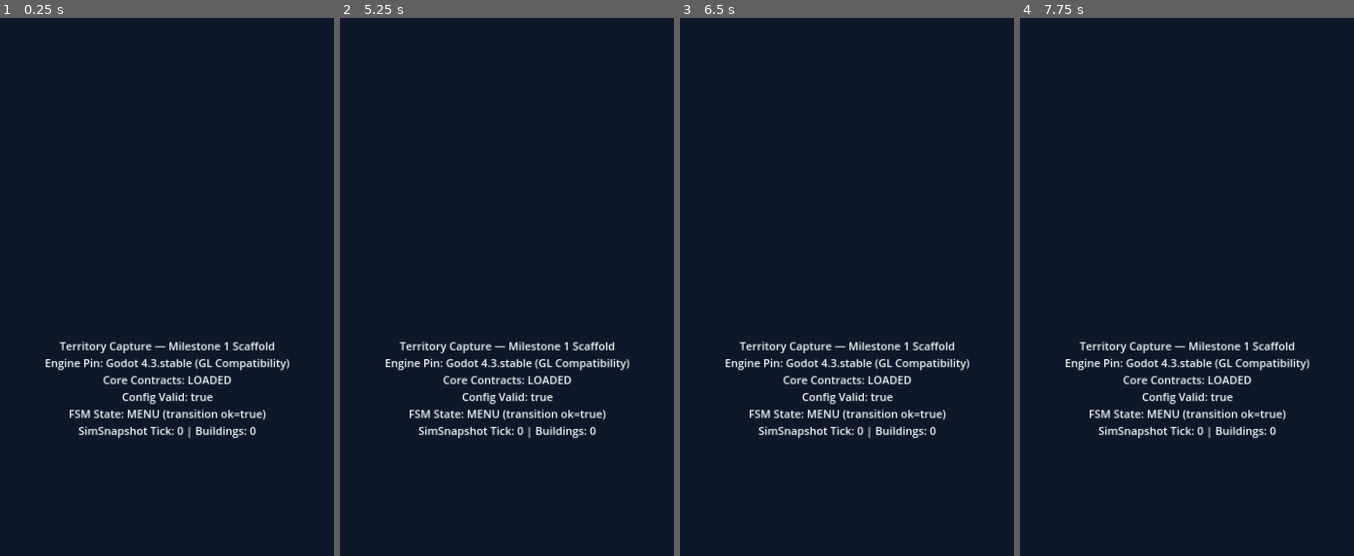
Above: before the commit, frames 1-4 (left to right).
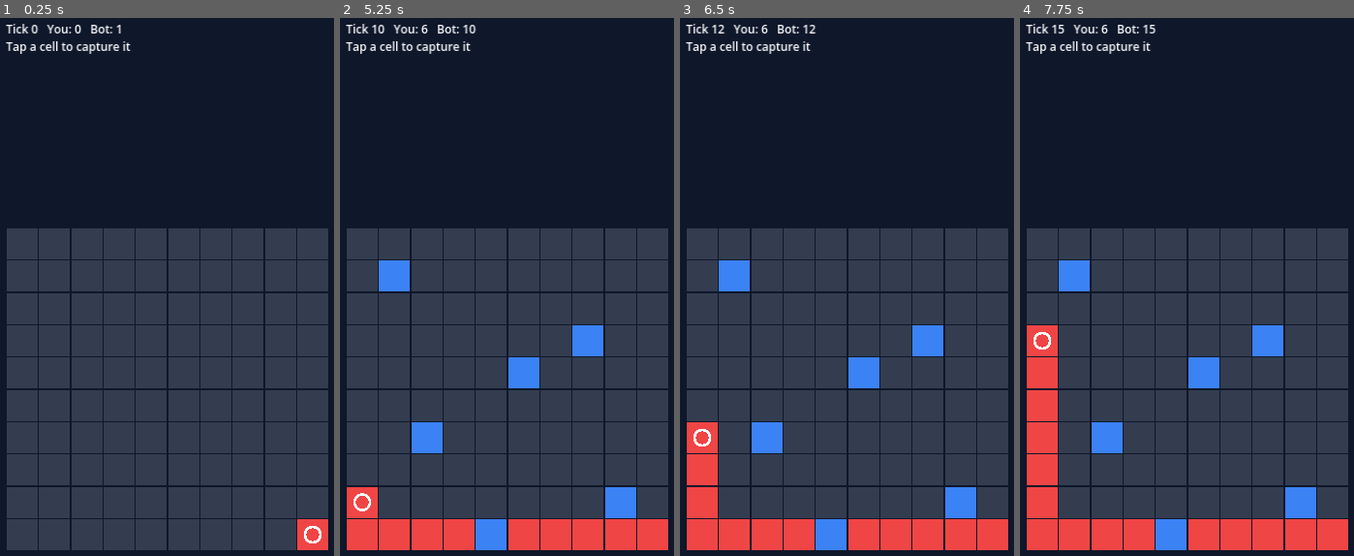
Above: after the commit, the same moments.

Repository: uzairkadher/stateio-godot
Game: Godot game, scene res://scenes/main.tscn
Same seed, same stepped clock (60 frames per second), same inputs: the game is played once before the commit and once after it.
Inputs (mouse positions are in pixels of both pictures, inside the frame that each line leads up to):
- Up to frame 1 (0.25 s): no input
- Up to frame 2 (5.25 s): tap A every 0.75 s from 0.5 to 4.25 s; move the mouse to (583, 351) at 0.52 s; click (583, 351) at 0.67 s; move the mouse to (436, 426) at 1.27 s; click (436, 426) at 1.42 s; move the mouse to (543, 217) at 2.02 s; click (543, 217) at 2.17 s; move the mouse to (490, 545) at 2.77 s; click (490, 545) at 2.92 s; move the mouse to (610, 507) at 3.52 s; click (610, 507) at 3.67 s; move the mouse to (403, 270) at 4.27 s; click (403, 270) at 4.42 s; move the mouse to (523, 389) at 5.02 s; click (523, 389) at 5.17 s
- Up to frame 3 (6.5 s): move the mouse to (793, 195) at 5.77 s; click (793, 195) at 5.92 s
- Up to frame 4 (7.75 s): move the mouse to (1263, 351) at 6.52 s; click (1263, 351) at 6.67 s; move the mouse to (1116, 426) at 7.27 s; click (1116, 426) at 7.42 s

The runs differ from the first frame. In frame 1, 53% of the frame differs, in the area x 1-99%, y 1-99%; in frame 2, 53%; in frame 3, 53%; in frame 4, 53%.

Commit message:
update

Diff:
--- /dev/null
+++ b/scenes/main.gd
@@ -0,0 +1,80 @@
+extends Node2D
+## Milestone 2 core loop view: draws the 10x10 grid, tap/click captures a cell
+## for the player, and a demo bot unit walks around painting cells as it goes.
+
+const Enums = preload("res://src/core/enums.gd")
+const StateScript = preload("res://src/core/state.gd")
+const TerritoryScript = preload("res://src/logic/territory.gd")
+
+const CELL_SIZE: float = 100.0
+const CELL_GAP: float = 4.0
+const TICK_SECONDS: float = 0.5
+
+@onready var hud_label: Label = $Hud/Label
+
+var state: StateScript
+var _bot_unit = null
+var _tick_accum: float = 0.0
+var _rng := RandomNumberGenerator.new()
+
+func _ready() -> void:
+	_rng.randomize()
+	state = StateScript.new()
+	_bot_unit = state.spawn_unit(Vector2i(TerritoryScript.SIZE - 1, TerritoryScript.SIZE - 1), Enums.FactionId.BOT_1)
+	state.units.move_to(_bot_unit, Vector2i(0, 0))
+	get_viewport().size_changed.connect(queue_redraw)
+	_refresh()
+
+func _process(delta: float) -> void:
+	_tick_accum += delta
+	var stepped: bool = false
+	while _tick_accum >= TICK_SECONDS:
+		_tick_accum -= TICK_SECONDS
+		state.tick()
+		stepped = true
+		if _bot_unit != null and not _bot_unit.has_target:
+			var next := Vector2i(
+				_rng.randi_range(0, TerritoryScript.SIZE - 1),
+				_rng.randi_range(0, TerritoryScript.SIZE - 1))
+			state.units.move_to(_bot_unit, next)
+	if stepped:
+		_refresh()
+
+func _unhandled_input(event: InputEvent) -> void:
+	# Touch is emulated as left mouse button, so this covers desktop and Android taps.
+	if event is InputEventMouseButton and event.pressed and event.button_index == MOUSE_BUTTON_LEFT:
+		var cell := _cell_at(get_local_mouse_position())
+		if TerritoryScript.is_in_bounds(cell):
+			state.territories.capture(cell, Enums.FactionId.PLAYER)
+			_refresh()
+
+func _grid_origin() -> Vector2:
+	var grid_px := CELL_SIZE * TerritoryScript.SIZE
+	var view := get_viewport_rect().size
+	return Vector2((view.x - grid_px) * 0.5, (view.y - grid_px) * 0.5)
+
+func _cell_at(local_pos: Vector2) -> Vector2i:
+	var rel := local_pos - _grid_origin()
+	return Vector2i(floori(rel.x / CELL_SIZE), floori(rel.y / CELL_SIZE))
+
+func _refresh() -> void:
+	hud_label.text = "Tick %d   You: %d   Bot: %d\nTap a cell to capture it" % [
+		state.tick_count,
+		state.territories.count_owned(Enums.FactionId.PLAYER),
+		state.territories.count_owned(Enums.FactionId.BOT_1),
+	]
+	queue_redraw()
+
+func _draw() -> void:
+	var origin := _grid_origin()
+	var cell_vec := Vector2(CELL_SIZE, CELL_SIZE)
+	for y in range(TerritoryScript.SIZE):
+		for x in range(TerritoryScript.SIZE):
+			var cell := Vector2i(x, y)
+			var rect := Rect2(origin + Vector2(x, y) * CELL_SIZE, cell_vec).grow(-CELL_GAP * 0.5)
+			var color := state.territories.get_color(state.territories.get_owner(cell))
+			draw_rect(rect, color, true)
+	for unit in state.units.list:
+		var center: Vector2 = origin + (Vector2(unit.pos) + Vector2(0.5, 0.5)) * CELL_SIZE
+		draw_circle(center, CELL_SIZE * 0.28, Color.WHITE)
+		draw_circle(center, CELL_SIZE * 0.20, state.territories.get_color(unit.owner))
--- a/scenes/main.tscn
+++ b/scenes/main.tscn
@@ -1,38 +1,30 @@
 [gd_scene load_steps=2 format=3]
 
-[ext_resource type="Script" path="res://src/view/main_boot.gd" id="1_boot"]
+[ext_resource type="Script" path="res://scenes/main.gd" id="1_main"]
 
-[node name="MainBoot" type="Node2D"]
-script = ExtResource("1_boot")
+[node name="Main" type="Node2D"]
+script = ExtResource("1_main")
 
-[node name="Camera2D" type="Camera2D" parent="."]
-position = Vector2(540, 1200)
+[node name="Backdrop" type="CanvasLayer" parent="."]
+layer = -1
 
-[node name="CanvasLayer" type="CanvasLayer" parent="."]
-
-[node name="Background" type="ColorRect" parent="CanvasLayer"]
+[node name="Fill" type="ColorRect" parent="Backdrop"]
 anchors_preset = 15
 anchor_right = 1.0
 anchor_bottom = 1.0
 grow_horizontal = 2
 grow_vertical = 2
+mouse_filter = 2
 color = Color(0.0588235, 0.0901961, 0.164706, 1)
 
-[node name="StatusLabel" type="Label" parent="CanvasLayer"]
-anchors_preset = 8
-anchor_left = 0.5
-anchor_top = 0.5
-anchor_right = 0.5
-anchor_bottom = 0.5
-offset_left = -460.0
-offset_top = -180.0
-offset_right = 460.0
-offset_bottom = 180.0
-grow_horizontal = 2
-grow_vertical = 2
+[node name="Hud" type="CanvasLayer" parent="."]
+
+[node name="Label" type="Label" parent="Hud"]
+offset_left = 40.0
+offset_top = 60.0
+offset_right = 1040.0
+offset_bottom = 220.0
+mouse_filter = 2
 theme_override_colors/font_color = Color(0.972549, 0.980392, 0.988235, 1)
-theme_override_font_sizes/font_size = 34
-text = "Booting Milestone 1..."
-horizontal_alignment = 1
-vertical_alignment = 1
-autowrap_mode = 2
+theme_override_font_sizes/font_size = 36
+text = "Tick 0"
--- /dev/null
+++ b/src/core/state.gd
@@ -0,0 +1,25 @@
+extends RefCounted
+## Milestone 2 aggregate world state: the territory grid plus all units.
+## tick() advances the whole simulation by one step.
+## Pure RefCounted (no Nodes) so it runs in the headless test runner.
+
+const TerritoryScript = preload("res://src/logic/territory.gd")
+const UnitsScript = preload("res://src/logic/units.gd")
+
+var territories: TerritoryScript = TerritoryScript.new()
+var units: UnitsScript = UnitsScript.new()
+var tick_count: int = 0
+
+## Spawns a unit and claims its starting cell. Returns null if pos is off-grid.
+func spawn_unit(pos: Vector2i, owner: int) -> RefCounted:
+	var unit = units.spawn(pos, owner)
+	if unit != null:
+		territories.capture(pos, owner)
+	return unit
+
+## One simulation step: move every unit, then each unit claims the cell it stands on.
+func tick() -> void:
+	units.tick()
+	for unit in units.list:
+		territories.capture(unit.pos, unit.owner)
+	tick_count += 1
--- /dev/null
+++ b/src/logic/territory.gd
@@ -0,0 +1,60 @@
+extends RefCounted
+## Milestone 2 territory grid: a 10x10 board mapping cell -> owning player id.
+## Pure RefCounted (no Nodes) so it runs in the headless test runner.
+
+const Enums = preload("res://src/core/enums.gd")
+
+const SIZE: int = 10
+const INVALID_OWNER: int = -1  # returned by get_owner() for off-grid cells
+
+const FALLBACK_COLOR := Color(0.5, 0.5, 0.5)
+const COLORS := {
+	Enums.FactionId.NEUTRAL: Color(0.20, 0.24, 0.31),
+	Enums.FactionId.PLAYER: Color(0.23, 0.51, 0.96),
+	Enums.FactionId.BOT_1: Color(0.94, 0.27, 0.27),
+	Enums.FactionId.BOT_2: Color(0.96, 0.62, 0.04),
+	Enums.FactionId.BOT_3: Color(0.13, 0.77, 0.37),
+	Enums.FactionId.BOT_4: Color(0.66, 0.33, 0.97),
+	Enums.FactionId.BOT_5: Color(0.93, 0.28, 0.60),
+	Enums.FactionId.BOT_6: Color(0.08, 0.72, 0.65),
+	Enums.FactionId.BOT_7: Color(0.52, 0.80, 0.09),
+}
+
+## Vector2i cell -> int player id. Every in-bounds cell always has an entry.
+var grid: Dictionary = {}
+
+func _init() -> void:
+	reset()
+
+func reset() -> void:
+	grid.clear()
+	for y in range(SIZE):
+		for x in range(SIZE):
+			grid[Vector2i(x, y)] = Enums.FactionId.NEUTRAL
+
+static func is_in_bounds(pos: Vector2i) -> bool:
+	return pos.x >= 0 and pos.y >= 0 and pos.x < SIZE and pos.y < SIZE
+
+## Gives the cell to player_id. Returns false (and changes nothing) if off-grid.
+func capture(pos: Vector2i, player_id: int) -> bool:
+	if not is_in_bounds(pos):
+		return false
+	grid[pos] = player_id
+	return true
+
+## Owner of the cell, NEUTRAL (0) if unowned, INVALID_OWNER (-1) if off-grid.
+func get_owner(pos: Vector2i) -> int:
+	if not is_in_bounds(pos):
+		return INVALID_OWNER
+	return grid[pos]
+
+func get_color(player_id: int) -> Color:
+	var c: Color = COLORS.get(player_id, FALLBACK_COLOR)
+	return c
+
+func count_owned(player_id: int) -> int:
+	var n: int = 0
+	for pos in grid:
+		if grid[pos] == player_id:
+			n += 1
+	return n
--- /dev/null
+++ b/src/logic/units.gd
@@ -0,0 +1,55 @@
+extends RefCounted
+## Milestone 2 unit system: spawn units on the grid and step them toward targets.
+## Pure RefCounted (no Nodes) so it runs in the headless test runner.
+
+const TerritoryScript = preload("res://src/logic/territory.gd")
+
+const DEFAULT_HP: int = 10
+
+class Unit extends RefCounted:
+	var pos: Vector2i = Vector2i.ZERO
+	var owner: int = 0
+	var hp: int = 10
+	var target: Vector2i = Vector2i.ZERO
+	var has_target: bool = false
+
+	func _init(p_pos: Vector2i, p_owner: int, p_hp: int = 10) -> void:
+		pos = p_pos
+		owner = p_owner
+		hp = p_hp
+
+## All live units, in spawn order.
+var list: Array = []
+
+## Creates a unit at pos. Returns null (and spawns nothing) if pos is off-grid.
+func spawn(pos: Vector2i, owner: int) -> Unit:
+	if not TerritoryScript.is_in_bounds(pos):
+		return null
+	var unit := Unit.new(pos, owner, DEFAULT_HP)
+	list.append(unit)
+	return unit
+
+## Orders the unit to walk to target, one cell per tick(). Returns false if the
+## unit is unknown/null or the target is off-grid (the old order is kept).
+func move_to(unit: Unit, target: Vector2i) -> bool:
+	if unit == null or not list.has(unit):
+		return false
+	if not TerritoryScript.is_in_bounds(target):
+		return false
+	unit.target = target
+	unit.has_target = unit.pos != target
+	return true
+
+## Advances every unit with an order by one cell (x axis first, then y).
+func tick() -> void:
+	for unit in list:
+		if not unit.has_target:
+			continue
+		var dx: int = signi(unit.target.x - unit.pos.x)
+		var dy: int = signi(unit.target.y - unit.pos.y)
+		if dx != 0:
+			unit.pos.x += dx
+		elif dy != 0:
+			unit.pos.y += dy
+		if unit.pos == unit.target:
+			unit.has_target = false
--- a/tests/run_tests.gd
+++ b/tests/run_tests.gd
@@ -1,16 +1,32 @@
 extends SceneTree
 ## Headless CLI automated test runner for Godot 4.3.
 ## Usage: godot --headless --path . -s res://tests/run_tests.gd
+## Runs the Milestone 1 contract suite and the Milestone 2 core-loop suite.
+## Exit code 0 = all passed, 1 = any failure.
 
 const CoreTestsScript = preload("res://tests/test_core_contracts.gd")
+const M2TestsScript = preload("res://tests/test_m2.gd")
 
 func _initialize() -> void:
-	print("=== Territory Capture (Milestone 1) Headless Test Suite ===")
-	var suite := CoreTestsScript.new()
-	var res: Dictionary = suite.run_all()
-	print("Passed: %d | Failed: %d" % [res["passed"], res["failed"]])
-	if res["failed"] > 0:
+	var suites := [
+		["M1 core contracts", CoreTestsScript],
+		["M2 core loop", M2TestsScript],
+	]
+	var total_passed: int = 0
+	var total_failed: int = 0
+	var all_failures: Array = []
+	print("=== Territory Capture Headless Test Suite ===")
+	for entry in suites:
+		var suite = entry[1].new()
+		var res: Dictionary = suite.run_all()
+		print("[%s] Passed: %d | Failed: %d" % [entry[0], res["passed"], res["failed"]])
+		total_passed += res["passed"]
+		total_failed += res["failed"]
 		for err in res["failures"]:
+			all_failures.append("[%s] %s" % [entry[0], err])
+	print("Total Passed: %d | Total Failed: %d" % [total_passed, total_failed])
+	if total_failed > 0:
+		for err in all_failures:
 			print("  [FAIL] ", err)
 		quit(1)
 		return
--- /dev/null
+++ b/tests/test_m2.gd
@@ -0,0 +1,138 @@
+extends RefCounted
+## Milestone 2 core-loop tests: territory capture, unit spawn, unit move (+ state tick).
+##
+## The implementation is load()ed at runtime (not preload()ed) on purpose: if a file
+## is missing or broken this suite records a FAILURE instead of failing to compile.
+## Every test must also run to completion; a test that aborts on a runtime error
+## (e.g. a missing method) is reported as a failure too, so stubs cannot pass.
+
+const TERRITORY_PATH := "res://src/logic/territory.gd"
+const UNITS_PATH := "res://src/logic/units.gd"
+const STATE_PATH := "res://src/core/state.gd"
+
+# Mirrors CoreEnums.FactionId (src/core/enums.gd); kept literal so this file has no deps.
+const NEUTRAL: int = 0
+const PLAYER: int = 1
+const BOT_1: int = 2
+
+const ALL_TESTS: Array[String] = ["test_capture", "test_spawn", "test_move", "test_state_tick"]
+
+var passed: int = 0
+var failed: int = 0
+var failures: Array[String] = []
+var _completed: Array[String] = []
+
+func _assert_true(cond: bool, msg: String) -> void:
+	if cond:
+		passed += 1
+	else:
+		failed += 1
+		failures.append(msg)
+		push_error("FAIL: " + msg)
+
+func run_all() -> Dictionary:
+	test_capture()
+	test_spawn()
+	test_move()
+	test_state_tick()
+	for test_name in ALL_TESTS:
+		_assert_true(_completed.has(test_name), "%s did not run to completion (missing or broken implementation)" % test_name)
+	return {"passed": passed, "failed": failed, "failures": failures}
+
+func _new_instance(path: String, label: String) -> Object:
+	var script = load(path)
+	if script == null or not script.can_instantiate():
+		_assert_true(false, "%s could not be loaded from %s" % [label, path])
+		return null
+	return script.new()
+
+func _has_methods(obj: Object, label: String, methods: Array) -> bool:
+	var ok: bool = true
+	for m in methods:
+		if not obj.has_method(m):
+			_assert_true(false, "%s is missing method %s()" % [label, m])
+			ok = false
+	return ok
+
+func test_capture() -> void:
+	var t = _new_instance(TERRITORY_PATH, "Territory")
+	if t == null or not _has_methods(t, "Territory", ["capture", "get_owner", "get_color"]):
+		return
+	var cell := Vector2i(3, 4)
+	_assert_true(t.get_owner(cell) == NEUTRAL, "a fresh cell must be neutral")
+	t.capture(cell, PLAYER)
+	_assert_true(t.get_owner(cell) == PLAYER, "capture(cell, PLAYER) must make PLAYER the owner")
+	_assert_true(t.get_owner(Vector2i(4, 3)) == NEUTRAL, "capturing one cell must not change its neighbours")
+	t.capture(cell, BOT_1)
+	_assert_true(t.get_owner(cell) == BOT_1, "capturing an owned cell must transfer ownership")
+	t.capture(Vector2i(10, 10), PLAYER)
+	_assert_true(t.get_owner(Vector2i(10, 10)) != PLAYER, "off-grid capture must be ignored")
+	_assert_true(t.get_owner(Vector2i(9, 9)) == NEUTRAL, "last in-bounds cell (9,9) must exist and be neutral")
+	_assert_true(t.get_color(PLAYER) != t.get_color(NEUTRAL), "player and neutral colors must differ")
+	_assert_true(t.get_color(PLAYER) != t.get_color(BOT_1), "player and bot colors must differ")
+	_assert_true(t.grid.size() == 100, "grid must be 10x10 = 100 cells")
+	_completed.append("test_capture")
+
+func test_spawn() -> void:
+	var u = _new_instance(UNITS_PATH, "Units")
+	if u == null or not _has_methods(u, "Units", ["spawn", "move_to", "tick"]):
+		return
+	var unit = u.spawn(Vector2i(2, 5), PLAYER)
+	_assert_true(unit != null, "spawn() must return the new unit")
+	if unit != null:
+		_assert_true(unit.pos == Vector2i(2, 5), "spawned unit must be at the requested cell")
+		_assert_true(unit.owner == PLAYER, "spawned unit must belong to the requested owner")
+		_assert_true(unit.hp > 0, "spawned unit must start with positive hp")
+	_assert_true(u.list.size() == 1, "one spawn must leave exactly one unit")
+	var second = u.spawn(Vector2i(7, 7), BOT_1)
+	_assert_true(second != null and second.owner == BOT_1, "a second spawn must keep its own owner")
+	_assert_true(u.list.size() == 2, "two spawns must leave exactly two units")
+	var bad = u.spawn(Vector2i(-1, 3), PLAYER)
+	_assert_true(bad == null, "spawning off-grid must return null")
+	_assert_true(u.list.size() == 2, "a rejected spawn must not add a unit")
+	_completed.append("test_spawn")
+
+func test_move() -> void:
+	var u = _new_instance(UNITS_PATH, "Units")
+	if u == null or not _has_methods(u, "Units", ["spawn", "move_to", "tick"]):
+		return
+	var unit = u.spawn(Vector2i(0, 0), PLAYER)
+	if unit == null:
+		_assert_true(false, "move test needs spawn() to return a unit")
+		return
+	var target := Vector2i(3, 2)
+	_assert_true(u.move_to(unit, target) == true, "move_to a valid cell must be accepted")
+	_assert_true(unit.pos == Vector2i(0, 0), "move_to alone must not teleport the unit")
+	u.tick()
+	_assert_true(unit.pos == Vector2i(1, 0), "one tick must move the unit exactly one cell toward the target")
+	for i in range(4):
+		u.tick()
+	_assert_true(unit.pos == target, "unit must reach (3,2) after 5 ticks (Manhattan distance 5)")
+	u.tick()
+	_assert_true(unit.pos == target, "unit must stay put once it has arrived")
+	_assert_true(u.move_to(unit, Vector2i(10, 0)) == false, "move_to an off-grid cell must be rejected")
+	u.tick()
+	_assert_true(unit.pos == target, "a rejected order must not move the unit")
+	_completed.append("test_move")
+
+func test_state_tick() -> void:
+	var s = _new_instance(STATE_PATH, "State")
+	if s == null or not _has_methods(s, "State", ["spawn_unit", "tick"]):
+		return
+	if s.get("territories") == null or s.get("units") == null:
+		_assert_true(false, "State must expose territories and units")
+		return
+	var unit = s.spawn_unit(Vector2i(0, 0), PLAYER)
+	if unit == null:
+		_assert_true(false, "state test needs spawn_unit() to return a unit")
+		return
+	_assert_true(s.territories.get_owner(Vector2i(0, 0)) == PLAYER, "spawning must claim the starting cell")
+	s.units.move_to(unit, Vector2i(2, 0))
+	s.tick()
+	_assert_true(s.territories.get_owner(Vector2i(1, 0)) == PLAYER, "tick must claim the cell the unit moved onto")
+	_assert_true(s.territories.get_owner(Vector2i(2, 0)) == NEUTRAL, "tick must not claim cells the unit has not reached")
+	s.tick()
+	_assert_true(s.territories.get_owner(Vector2i(2, 0)) == PLAYER, "second tick must claim the destination cell")
+	_assert_true(s.territories.get_owner(Vector2i(5, 5)) == NEUTRAL, "untouched cells must stay neutral")
+	_assert_true(s.tick_count == 2, "tick_count must equal the number of ticks run")
+	_completed.append("test_state_tick")
Not shown, added: export_presets.cfg
